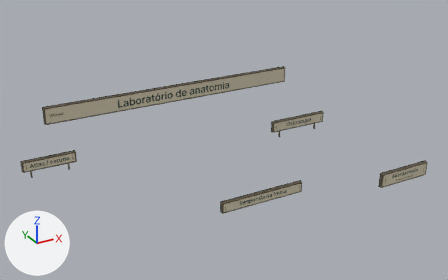
A saved change to the glTF model public/models/props/sinalizacao-escola.glb.
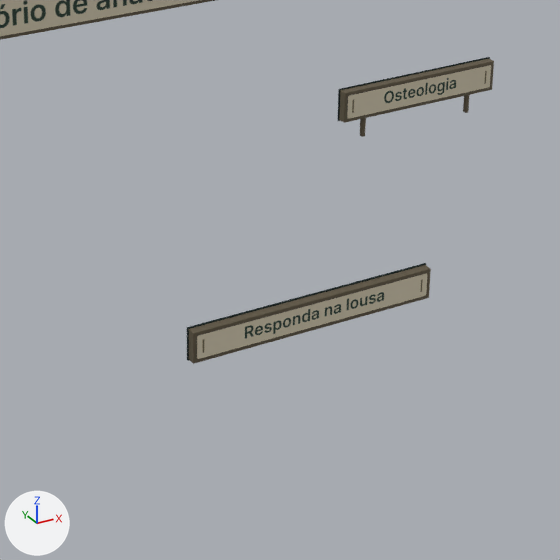
Each version is shown whole from a camera (50 mm lens) standing at (-4.27, -5.94, 6.5) and looking at (0.19, 2.18, 2.44), then close up on the part from 35% to 77% of the width and 33% to 100% of the height. Arrows for +X, +Y and +Z are at lower left; the lights stay in place. The last two pictures show the newer version. Vertices at exactly the same position are counted once.

The older version as bpy lines, for what is in view:
```python
me_cubo_123 = bpy.data.meshes.new('Cubo.123')
me_cubo_123.from_pydata(...)  # 664 vertices, 1252 faces; spans x -2.83..3.19, y 0.6..3.65, z 1.71..2.97
me_cubo_123.materials.append(mat_escola_ferragens_004)  # brown #6e6450
me_cubo_124 = bpy.data.meshes.new('Cubo.124')
me_cubo_124.from_pydata(...)  # 280 vertices, 540 faces; spans x -2.84..3.2, y 0.66..3.66, z 1.7..2.98
me_cubo_124.materials.append(mat_escola_junta_004)  # black #172625
me_face_impressa_052 = bpy.data.meshes.new('Face impressa.052')
me_face_impressa_052.from_pydata(...)  # 80 vertices, 70 faces; spans x -2.81..3.17, y 0.61..3.6, z 1.73..2.95
me_face_impressa_052.materials.append(mat_escola_impressao_004)  # picture img_inscricoes_escola
ob_escola_ferragens_004 = bpy.data.objects.new('escola_Ferragens.004', me_cubo_123)
ob_escola_ferragens_004.location = (0.0, 0.0, 0.0)
ob_escola_impressao_004 = bpy.data.objects.new('escola_Impressao.004', me_face_impressa_052)
ob_escola_impressao_004.location = (0.0, 0.0, 0.0)
ob_escola_junta_004 = bpy.data.objects.new('escola_Junta.004', me_cubo_124)
ob_escola_junta_004.location = (0.0, 0.0, 0.0)
```
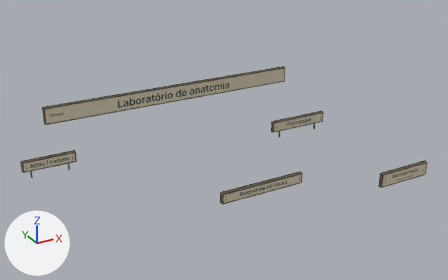
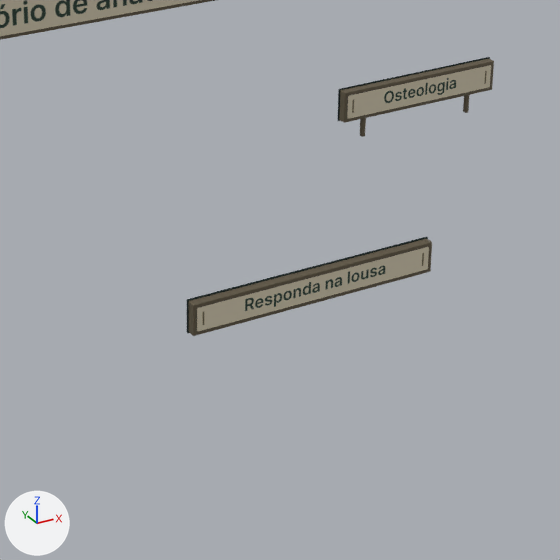
Changed parts and their boxes [x1, y1, x2, y2] in the close-ups (560 x 560 px; the box of a moved part takes in the faces that stretch with it):
'escola_Impressao.004', reshaped
    before: [0, 0, 491, 359]
    after: [0, 0, 491, 331]
'escola_Ferragens.004', reshaped
    before: [0, 0, 494, 364]
    after: [0, 0, 494, 336]
'escola_Junta.004', reshaped (9% shorter)
    before: [187, 57, 490, 361]
    after: [187, 57, 490, 333]
part 1 of me_cubo_123, moved or reshaped
    before: [189, 265, 431, 364]
    after: [189, 239, 432, 336]
part 2 of me_face_impressa_052, moved or reshaped
    before: [197, 273, 427, 359]
    after: [197, 247, 429, 331]
part 3 of me_cubo_124, moved or reshaped
    before: [187, 263, 426, 361]
    after: [187, 237, 428, 333]

What changed in the scene script:
```text
Change me_cubo_123:
    used by ob_escola_ferragens_004; location = (0.0, 0.0, 0.0)
    remove me_cubo_123.from_pydata(...)  # 664 vertices, 1252 faces; spans x -2.83..3.19, y 0.6..3.65, z 1.71..2.97
    add me_cubo_123.from_pydata(...)  # 664 vertices, 1252 faces; spans x -2.83..3.19, y 0.6..3.65, z 1.77..2.97
    me_cubo_123 part 1: the loose piece of 56 vertices spanning x -0.37..1.09, y 1.21..1.26, z 1.71..1.89 is moved by (0.0, 0.0, 0.16)
    other edits to the shape of me_cubo_123 do not show in these pictures
Change me_face_impressa_052:
    used by ob_escola_impressao_004; location = (0.0, 0.0, 0.0)
    remove me_face_impressa_052.from_pydata(...)  # 80 vertices, 70 faces; spans x -2.81..3.17, y 0.61..3.6, z 1.73..2.95
    add me_face_impressa_052.from_pydata(...)  # 80 vertices, 70 faces; spans x -2.81..3.17, y 0.61..3.6, z 1.79..2.95
    me_face_impressa_052 part 2: the loose piece of 16 vertices spanning x -0.35..1.07, y 1.21, z 1.73..1.87 is moved by (0.0, 0.0, 0.16)
Change me_cubo_124:
    used by ob_escola_junta_004; location = (0.0, 0.0, 0.0)
    remove me_cubo_124.from_pydata(...)  # 280 vertices, 540 faces; spans x -2.84..3.2, y 0.66..3.66, z 1.7..2.98
    add me_cubo_124.from_pydata(...)  # 280 vertices, 540 faces; spans x -2.84..3.2, y 0.66..3.66, z 1.76..2.98
    me_cubo_124 part 3: the loose piece of 56 vertices spanning x -0.38..1.1, y 1.26..1.27, z 1.7..1.9 is moved by (0.0, 0.0, 0.16)
```
